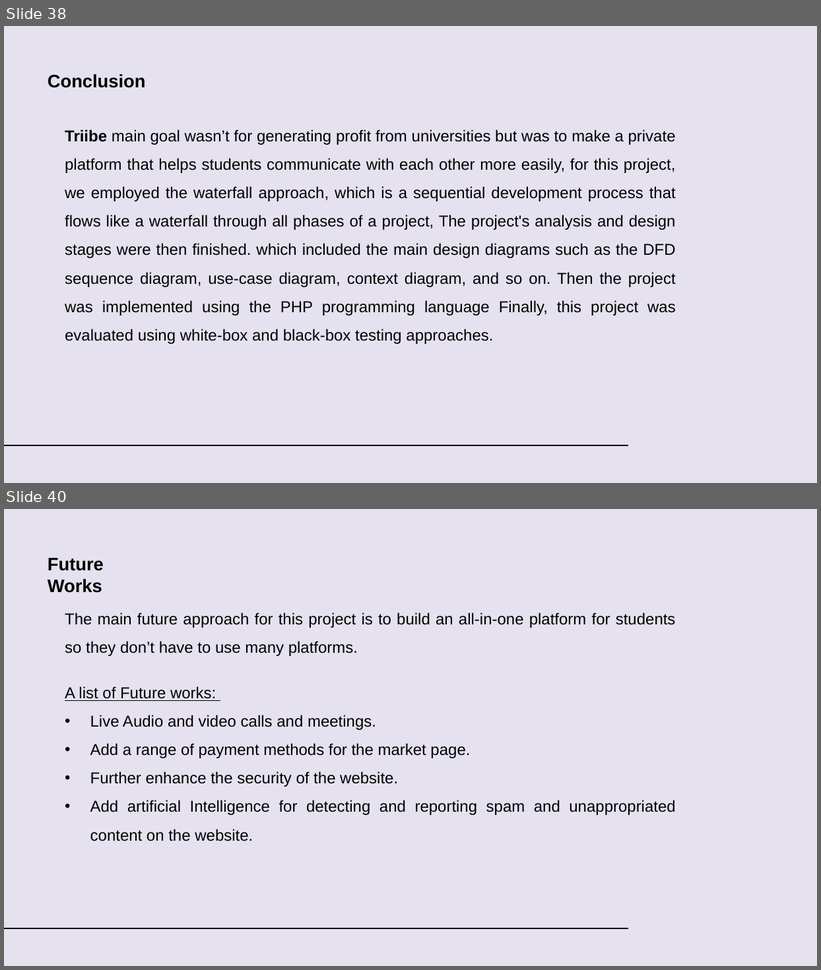
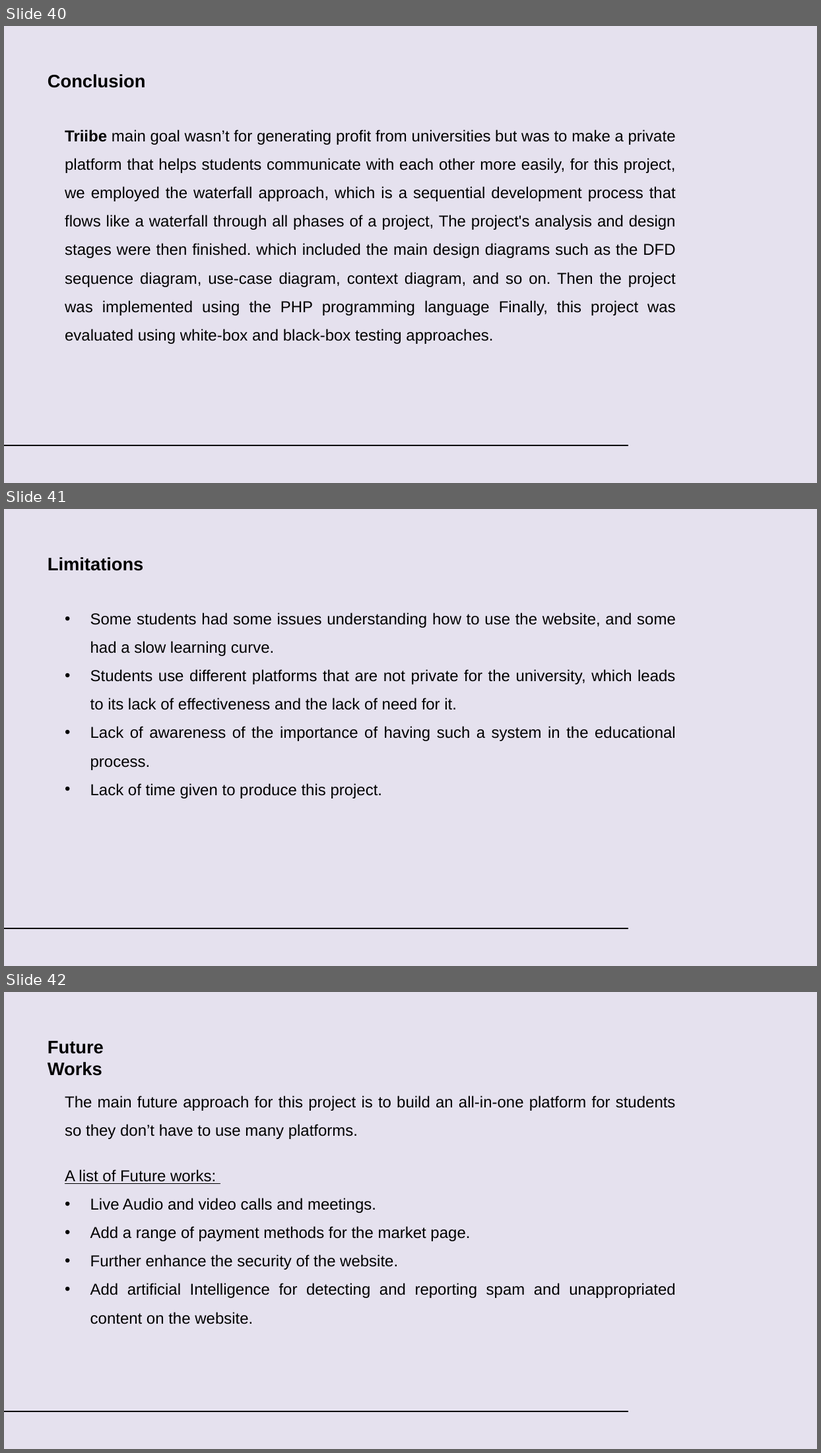
Before and after one commit to RadwanSusan/Triibe, a slide deck: Doc/Doc Files/Triibe.pptx. Shown one above the other, each under a label of ours: slides 38 and 40 before the commit, slides 40, 41 and 42 after it; the slides between them are not shown. The pictures are 821x970 and 821x1453 pixels, drawn with LibreOffice and Linux fonts; fonts in the diff are those of the drawing. Boxes give left, top, right and bottom in pixels: in the first picture for what was removed or moved away, otherwise in the second. Text is boxed around its words. In the diff, an @@ line names an element or a change of style, - is before the commit and + after.

```diff
--- a/Doc/Doc Files/Triibe.pptx
+++ b/Doc/Doc Files/Triibe.pptx
@@ slide 41 added at [4, 509, 817, 966], background #E5E1EE; not listed: 1 template element that a slide beside it also shows @@
@@ text added at [48, 557, 143, 571], 16 pt, text #000000, bold @@
+Limitations
@@ text added at [90, 613, 676, 799], 14 pt, text #000000 @@
+• Some students had some issues understanding how to use the website, and some had a slow learning curve.
+• Students use different platforms that are not private for the university, which leads to its lack of effectiveness and the lack of need for it.
+• Lack of awareness of the importance of having such a system in the educational process.
+• Lack of time given to produce this project.
@@ what was slide 38 is now slide 40 @@
@@ what was slide 40 is now slide 42 @@
```
Also in this commit, not shown: 1 slide changed, 1 slide removed.
